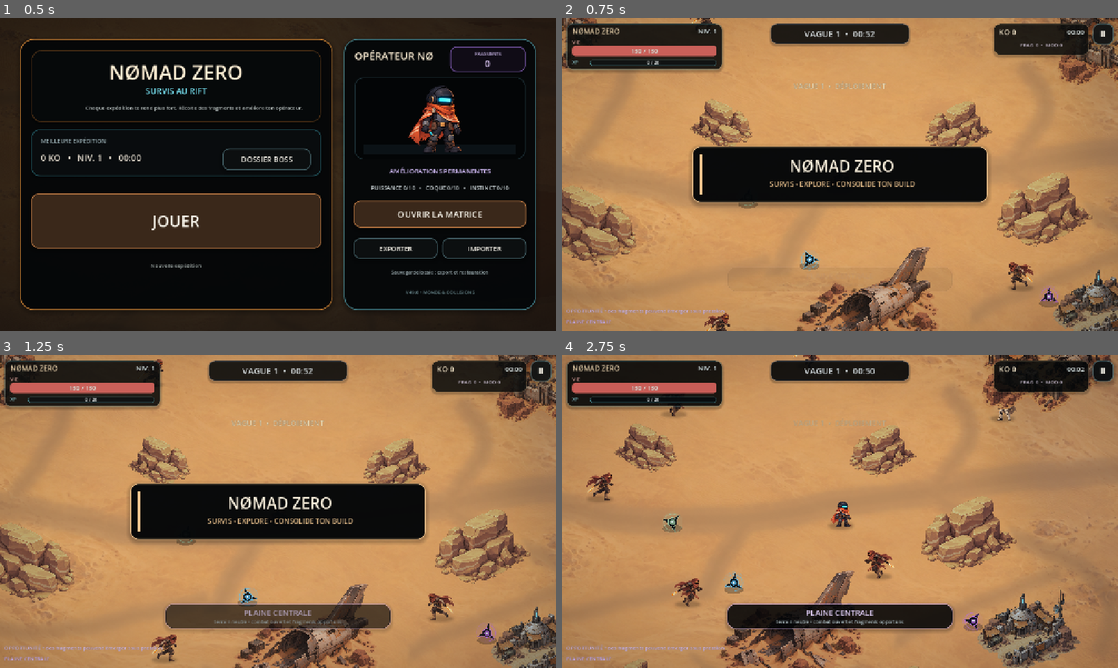
Above: before the commit, frames 1-4 (two rows, left to right).
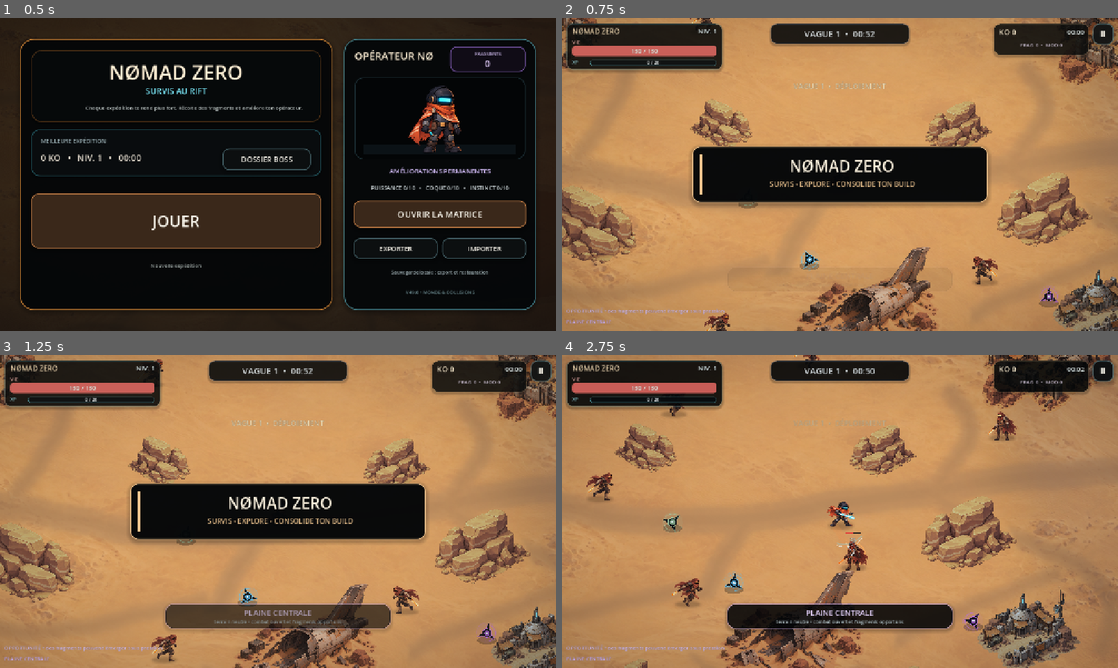
Above: after the commit, the same moments.

Repository: Zorvax-Dev/Nomad-Zero-Dev
Game: Godot game, scene res://Main.tscn
Same seed, same stepped clock (60 frames per second), same inputs: the game is played once before the commit and once after it.
Inputs (mouse positions are in pixels of both pictures, inside the frame that each line leads up to):
- Up to frame 1 (0.5 s): no input
- Up to frame 2 (0.75 s): click "JOUER" at 0.5 s
- Up to frame 3 (1.25 s): no input
- Up to frame 4 (2.75 s): move the mouse to (962, 495) at 1.27 s; hold D (move_right) 1.28-2 s; tap Q at 1.35 s; click (962, 495) at 1.42 s; drag from (728, 527) to (812, 574) at 2.02 s

Frame 1 is identical in both runs. In frame 2, 0.5% of the frame differs, in the area x 73-85%, y 76-88%; in frame 3, 0.5%; in frame 4, 1.4%, in the area x 4-99%, y 0-99%.

Commit message:
Rebuild: bind RockCenterRight sprite and blocking volume

Diff:
--- a/scripts/world.gd
+++ b/scripts/world.gd
@@ -66,7 +66,9 @@
 	_add_blocking_decor("RockCenterLeft", ROCK_TEXTURE, Vector2(1120.0, 850.0), 0.32, false, [
 		{"offset": Vector2(0.0, 30.0), "radius": Vector2(88.0, 60.0)},
 	])
-	_add_decor("RockCenterRight", ROCK_TEXTURE_MIRROR, Vector2(1950.0, 860.0), 0.34, false)
+	_add_blocking_decor("RockCenterRight", ROCK_TEXTURE_MIRROR, Vector2(1950.0, 860.0), 0.34, false, [
+		{"offset": Vector2(0.0, 32.0), "radius": Vector2(92.0, 62.0)},
+	])
 	_add_decor("RockSouthWest", ROCK_TEXTURE_MIRROR, Vector2(1080.0, 1660.0), 0.28, false)
 	_add_decor("RockSouthEast", ROCK_TEXTURE, Vector2(2085.0, 1690.0), 0.30, false)
 	# V47.0 — Canyon des Échos : extension orientale, sans déplacement des zones V46.
@@ -151,7 +153,6 @@
 	# South wreck : collisions attachées au sprite.
 	# South-east outpost : collision attachée au sprite.
 	# Rock groups around the central lanes
-	_add_ellipse(Vector2(1950.0, 892.0), Vector2(92.0, 62.0))
 	_add_ellipse(Vector2(1080.0, 1692.0), Vector2(76.0, 54.0))
 	_add_ellipse(Vector2(2085.0, 1725.0), Vector2(82.0, 56.0))
 	# V47.0 — Canyon des Échos. Les falaises laissent un corridor central traversable.
